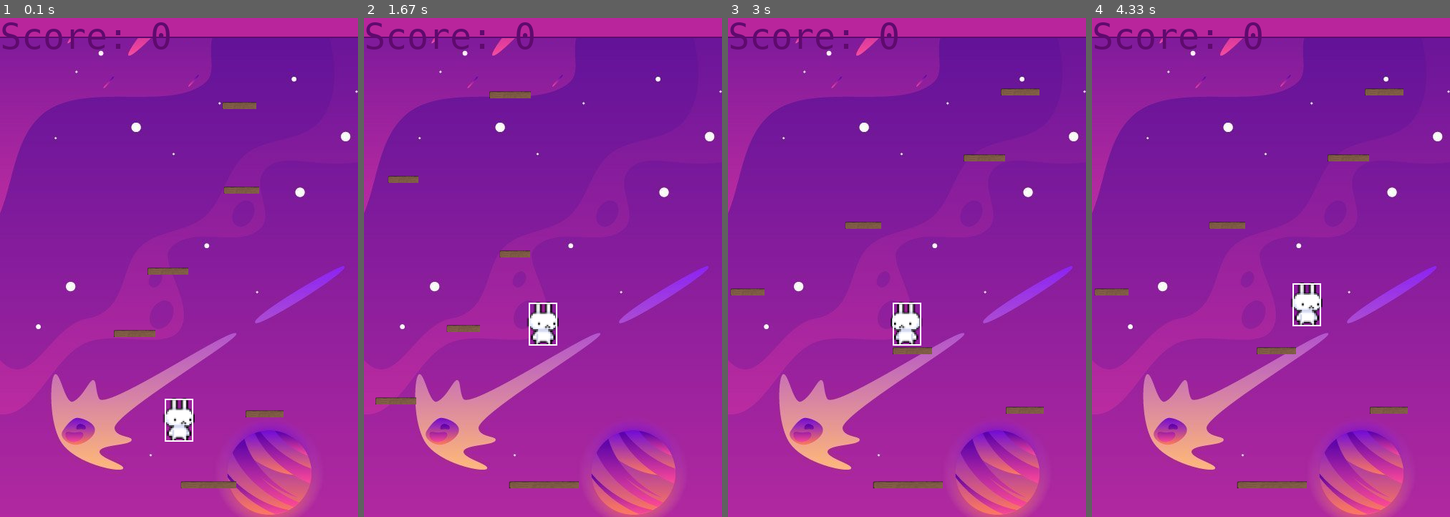
Above: before the commit, frames 1-4 (left to right).
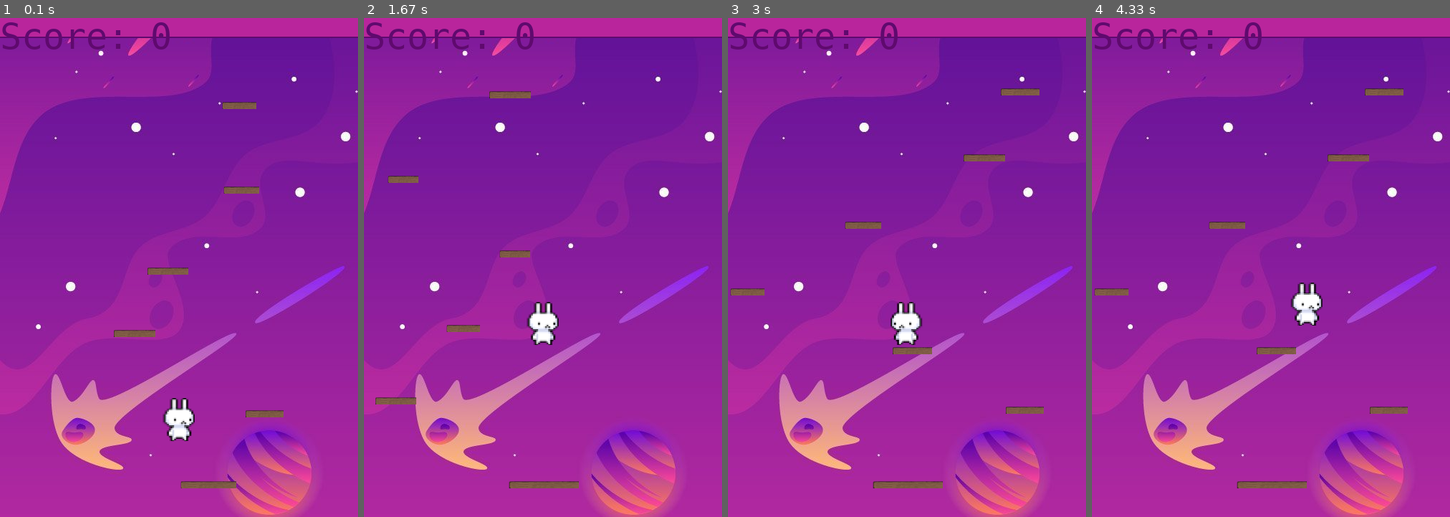
Above: after the commit, the same moments.

Repository: Showtimeeee/Jumper-Pygame
Game: pygame game, started from main.py
Two runs of this game, one before a commit and one after it. Both use one fixed random seed, a clock stepped at 60 frames per second and the inputs below.
Inputs:
- Up to frame 1 (0.1 s): no input
- Up to frame 2 (1.67 s): hold D 0.33-0.8 s; hold D 0.83-1.3 s; tap Space at 1.33 s
- Up to frame 3 (3 s): hold A 1.67-2.2 s; hold A 2.23-2.63 s; tap Space at 2.67 s
- Up to frame 4 (4.33 s): hold D 3-3.63 s; tap Space at 3.07, 3.37, 3.73, 4.03, 4.23 s; hold A 3.67-4.13 s; hold D from 4.17 s (still down)

The runs differ from the first frame. In frame 1, 0.1% of the frame differs, in the area x 46-54%, y 76-85%; in frame 2, 0.1%; in frame 3, 0.1%; in frame 4, 0.1%.

Commit message:
sounds, screens, fix scores

Diff:
--- a/main.py
+++ b/main.py
@@ -1,7 +1,10 @@
 import pygame as pg
 import random
 import os
-
+from pygame import mixer
+
+
+mixer.init()
 pg.init()
 
 WIDTH = 500
@@ -13,6 +16,15 @@
 # game fps
 clock = pg.time.Clock()
 fps = 60
+
+# sound
+pg.mixer.music.load('sound/8BitDreamscapeTheWholeOther.mp3')
+pg.mixer.music.set_volume(0.5)
+pg.mixer.music.play(-1, 0.0)
+jump_sound = pg.mixer.Sound('sound/jumpik.mp3')
+jump_sound.set_volume(0.3)
+death_sound = pg.mixer.Sound('sound/kapelki.mp3')
+death_sound.set_volume(0.5)
 
 # scroll
 scroll_thresh = 200
@@ -56,12 +68,12 @@
 bg_image = pg.image.load('images/bgvektor.jpg').convert_alpha()
 platform_image = pg.image.load('images/wood111z.png').convert_alpha()
 
-
+# text
 def draw_text(text, font, text_col, x, y):
     img = font.render(text, True, text_col)
     screen.blit(img, (x, y))
 
-
+# score textpanel
 def score_panel():
     pg.draw.rect(screen, purple_color, (0, 0, WIDTH, 30))
     pg.draw.line(screen, game_color, (0, 30), (WIDTH, 30), 2)
@@ -117,13 +129,8 @@
                         dy = 0
                         self.rect.bottom = platform.rect.top
                         self.vel_y = -20
-
-        # collision floor
-        # if self.rect.bottom + dy > HEIGHT:
-        #     dy = 0
-        #     self.vel_y = -20
-
-        # if coll plyaer to floor
+                        jump_sound.play()
+
         if self.rect.top <= scroll_thresh:
             # if jump
             if self.vel_y < 0:
@@ -135,15 +142,11 @@
 
         return scroll
 
-
     def draw(self):
-        # проверить
         screen.blit(pg.transform.flip(self.image, self.flip, False), (self.rect.x -3, self.rect.y - 1))
-        pg.draw.rect(screen, white_color, self.rect, 2)
 
 
 class Platform(pg.sprite.Sprite):
-
     def __init__(self, x, y, width, moving):
         pg.sprite.Sprite.__init__(self)
         self.image = pg.transform.scale(platform_image, (width, 10))
@@ -157,6 +160,7 @@
 
     # update platform pos
     def update(self, scroll):
+
         # moving platform
         if self.moving == True:
             self.move_counter += 1
@@ -177,15 +181,6 @@
 
 # platform sprite
 platform_group = pg.sprite.Group()
-
-# going platform
-# for pl in range(max_platforms):
-#     p_w = random.randint(40, 60)
-#     p_x = random.randint(0, WIDTH - p_w)
-#     p_y = pl * random.randint(80, 120)
-#     platform = Platform(p_x, p_y, p_w)
-#     platform_group.add(platform)
-
 platform = Platform(WIDTH // 2, HEIGHT - 50, 80, False)
 platform_group.add(platform)
 
@@ -217,16 +212,11 @@
             platform = Platform(p_x, p_y, p_w, p_moving)
             platform_group.add(platform)
 
-        # scroll white line
-        # pg.draw.line(screen, white_color, (0, scroll_thresh), (WIDTH, scroll_thresh))
-
-        # update platform
         platform_group.update(scroll)
 
         # +score
         if scroll > 0:
             score += scroll
-        print(score)
 
         # draw sprites
         platform_group.draw(screen)
@@ -238,22 +228,19 @@
         # if game over
         if jumper.rect.top > HEIGHT:
             game_over = True
-
-        print(game_over)
+            death_sound.play()
 
     else:
         draw_text('Score: ' + str(score), font_big, white_color,140, 50 )
         draw_text('Game Over', font_big, white_color, 140, 100)
-
         draw_text('Press SPACE', font_big, white_color, 120, 350 )
 
         # update records write file
         if score > hight_scrore:
             hight_scrore = score
-
+            # write file scrore
             with open('score.txt', 'w') as file:
                 file.write(str(hight_scrore))
-                print(hight_scrore)
 
         # if game over press SPACE
         key = pg.key.get_pressed()
@@ -269,7 +256,6 @@
             platform = Platform(WIDTH // 2 - 50, HEIGHT - 50, 100, 0)
             platform_group.add(platform)
 
-
     for event in pg.event.get():
         if event.type == pg.QUIT:
             run = False
--- a/score.txt
+++ b/score.txt
@@ -1 +1 @@
-7132
+400
Binary file added: images/Screenshot1 .png
Binary file added: images/Screenshot2.png
Binary file added: images/Screenshot3.png
Not shown, added: sound/8BitDreamscapeTheWholeOther.mp3
Not shown, added: sound/jumpik.mp3
Not shown, added: sound/kapelki.mp3
